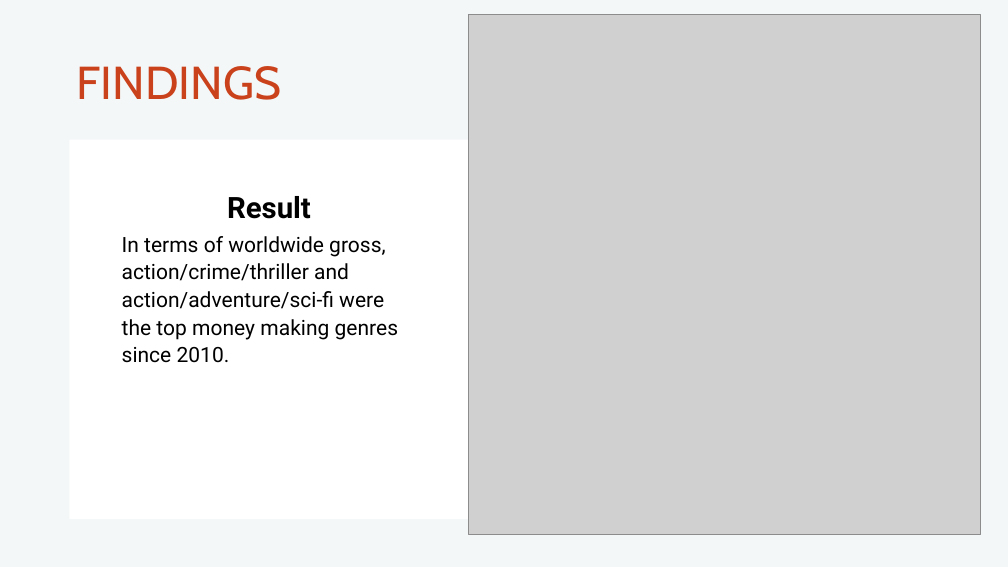
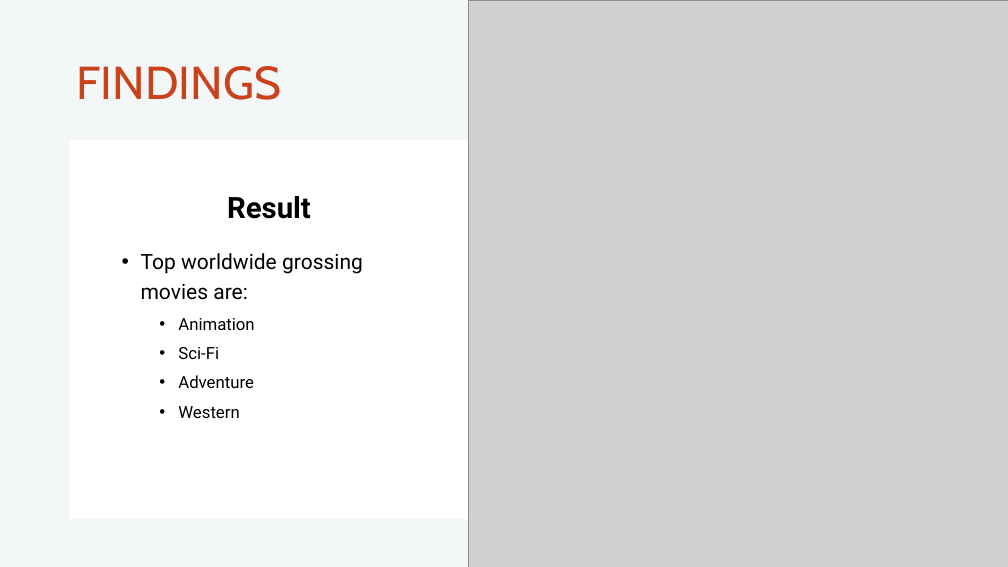
Before and after one commit to MHolthouser1024/Microsoft-Movie-Analysis, a slide deck: slide 10 of Presentation.pptx. Drawn at 1008x567 pixels with LibreOffice and Linux fonts; fonts in the diff are those of the drawing; grey boxes stand for pictures. Boxes give left, top, right and bottom in pixels: in the first picture for what was removed or moved away, otherwise in the second. Text is boxed around its words. In the diff, an @@ line names an element or a change of style, - is before the commit and + after.

```diff
--- a/Presentation.pptx
+++ b/Presentation.pptx
@@ picture: place and size @@
-picture at bbox=[469, 14, 981, 534]
+picture at bbox=[469, 0, 1008, 567]
@@ rectangle: place and size @@
-rectangle at bbox=[70, 140, 498, 520]
+rectangle at bbox=[70, 140, 469, 520]
@@ text at bbox=[141, 253, 363, 418]: text changed; size 20 to 16 pt @@
-In terms of worldwide gross, action/crime/thriller and action/adventure/sci-fi were the top money making genres since 2010.
+• Top worldwide grossing movies are:
+  • Animation
+  • Sci-Fi
+  • Adventure
+  • Western
@@ text in rectangle at bbox=[279, 323, 288, 336]: text removed @@
-T
```
Also in this commit, not shown: 2 other slides changed, 5 other files.
